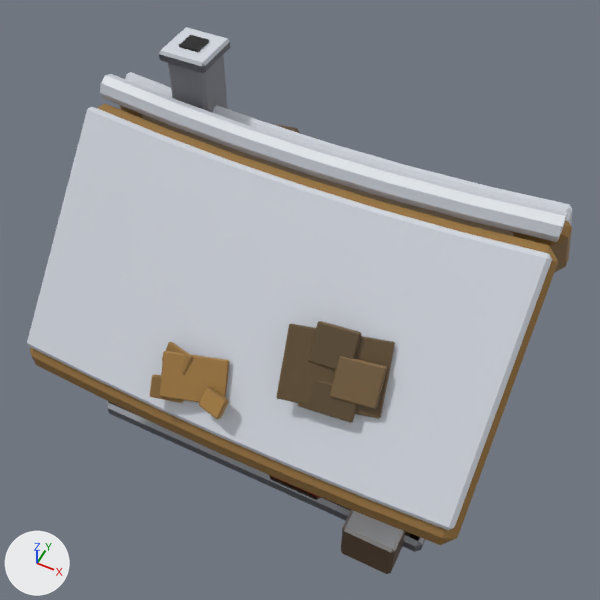
Before and after pictures for a commit that changed the glTF model world/human_realm/village/assets/village_house_wattle.glb.
Camera for both pictures: a camera (50 mm lens) standing at (4.1, -8.66, 13.17) and looking at (-0.01, -0.44, 2.9). Arrows for +X, +Y and +Z are at lower left; the lights stay in place. The picture after the commit comes second. Vertices at exactly the same position are counted once.

The scene before the commit, as lines of its bpy script (objects in view):
```python
me_village_house_wattle = bpy.data.meshes.new('village_house_wattle')
me_village_house_wattle.from_pydata(...)  # 1922 vertices, 3604 faces; spans x -3.7..3.7, y -3.18..3.16, z 0.0..6.47
me_village_house_wattle.materials.append(mat_village)
ob_village_house_wattle = bpy.data.objects.new('village_house_wattle', me_village_house_wattle)
ob_village_house_wattle.location = (0.0, 0.0, 0.0)
```
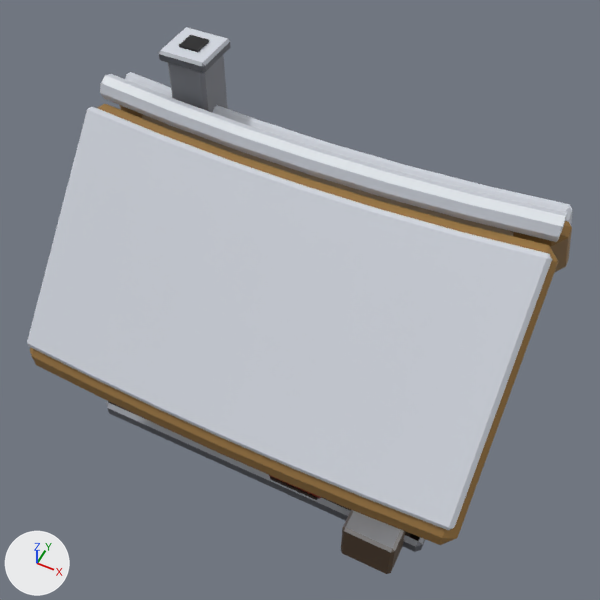
Pixel boxes (x1, y1, x2, y2) of what changed, in the pictures (600 x 600 px):
part 1 of me_village_house_wattle, deleted (brown): before (150, 124, 395, 423)

Diff of the bpy script that builds the scene:
```diff
--- a/world/human_realm/village/assets/village_house_wattle.glb.py
+++ b/world/human_realm/village/assets/village_house_wattle.glb.py
@@ me_village_house_wattle @@
 # used by ob_village_house_wattle; location = (0.0, 0.0, 0.0)
-me_village_house_wattle.from_pydata(...)  # 1922 vertices, 3604 faces; spans x -3.7..3.7, y -3.18..3.16, z 0.0..6.47
+me_village_house_wattle.from_pydata(...)  # 1014 vertices, 1836 faces; spans x -3.7..3.7, y -3.16..3.16, z 0.0..6.47
+# me_village_house_wattle part 1: 21 loose pieces with 998 vertices, spanning x -3.41..3.11, y -3.18..2.58, z 2.07..4.52, are deleted
+# other edits to the shape of me_village_house_wattle do not show in these pictures
 me_village_house_wattle.materials.append(mat_village)
```
